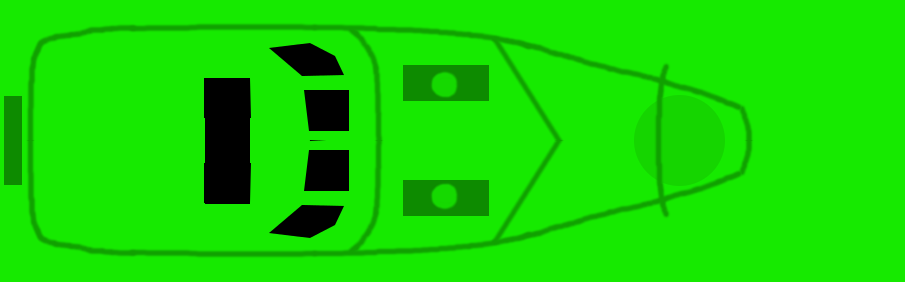
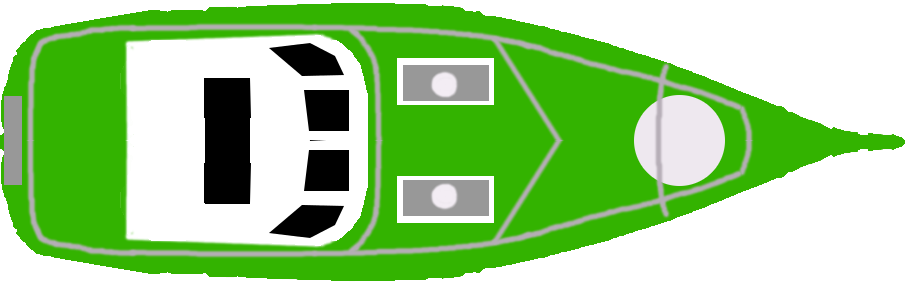
The second 905 × 282 image is a revision of the first. Changes to its layers:
hid "Layer #3" over [0, 0, 905, 282]
painted on "Pasted Layer" over [0, 3, 905, 281]
hid "Layer #4" over [0, 0, 905, 282]
